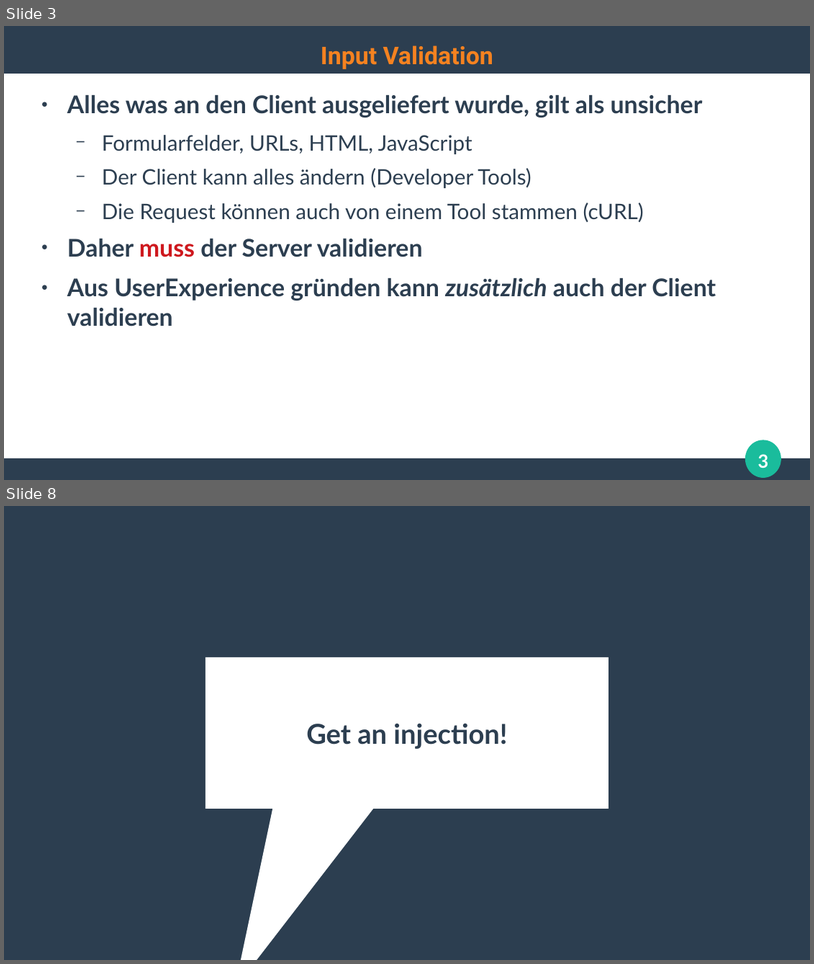
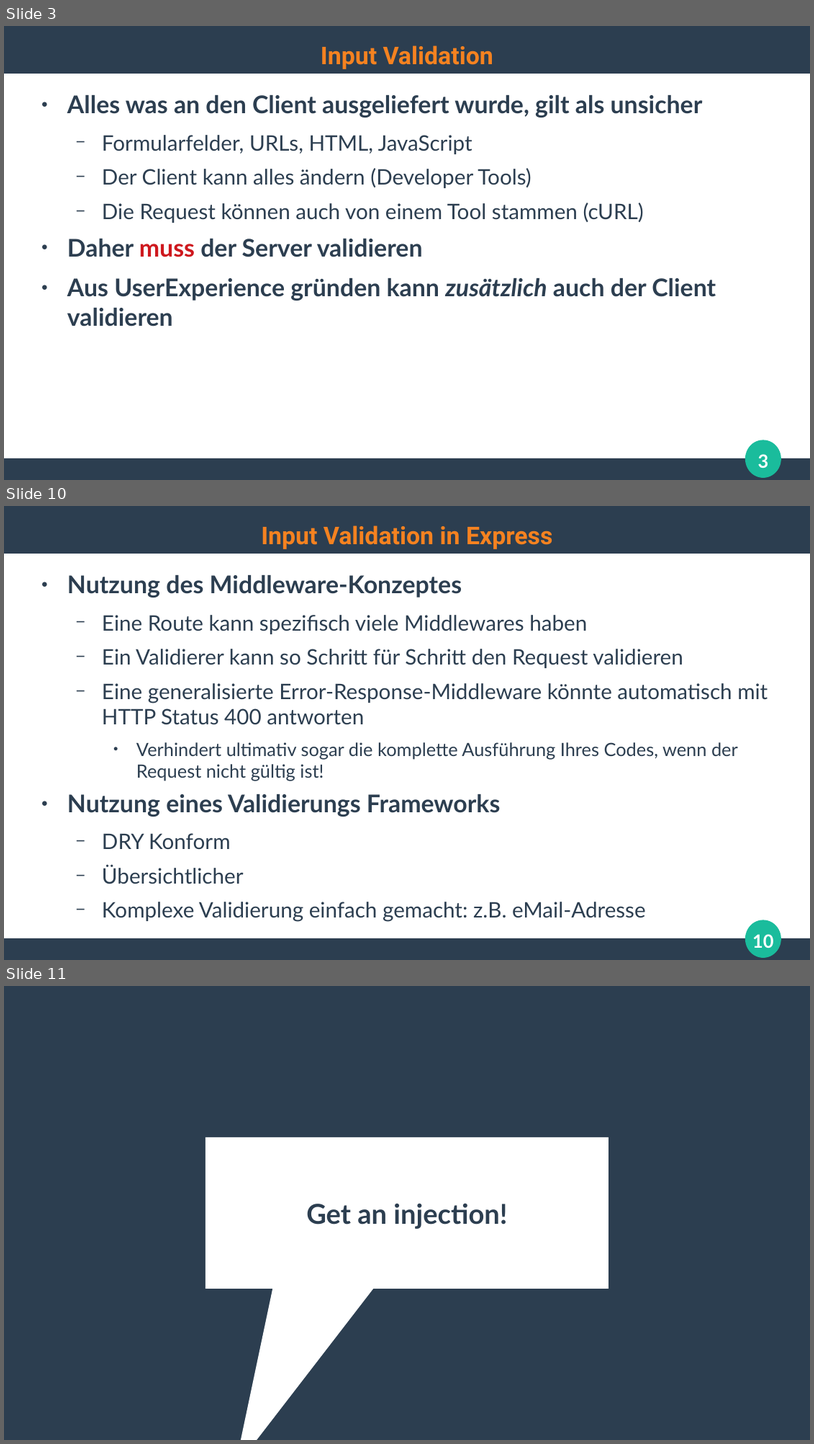
Before and after one commit to ghandmann/HS-AlbSig-WebAnwendungen2, a slide deck: Kapitel/06_WebSecurity.odp. Shown one above the other, each under a label of ours: slides 3 and 8 before the commit, slides 3, 10 and 11 after it; the slides between them are not shown. The pictures are 814x964 and 814x1444 pixels, drawn with LibreOffice and Linux fonts; fonts in the diff are those of the drawing. Boxes give left, top, right and bottom in pixels: in the first picture for what was removed or moved away, otherwise in the second. Text is boxed around its words. In the diff, an @@ line names an element or a change of style, - is before the commit and + after.

```diff
--- a/Kapitel/06_WebSecurity.odp
+++ b/Kapitel/06_WebSecurity.odp
@@ slide 10 added at <box>4,506,810,960</box>, background #FFFFFF; not listed: 3 template elements that a slide beside it also shows @@
@@ title added at <box>261,525,553,549</box>, 24 pt, text #F58220, bold @@
+Input Validation in Express
@@ text added at <box>67,575,768,921</box>, 21 pt, text #2C3E50 @@
+● Nutzung des Middleware-Konzeptes
+  − Eine Route kann spezifisch viele Middlewares haben
+  − Ein Validierer kann so Schritt für Schritt den Request validieren
+  − Eine generalisierte Error-Response-Middleware könnte automatisch mit HTTP Status 400 antworten
+    ● Verhindert ultimativ sogar die komplette Ausführung Ihres Codes, wenn der Request nicht gültig ist!
+● Nutzung eines Validierungs Frameworks
+  − DRY Konform
+  − Übersichtlicher
+  − Komplexe Validierung einfach gemacht: z.B. eMail-Adresse
@@ page number added at <box>753,934,774,947</box>, 18 pt, text #FFFFFF, bold @@
+10
@@ what was slide 8 is now slide 11 @@
```
Also in this commit, not shown: 7 slides changed, 5 other slides added, 3 slides removed.
